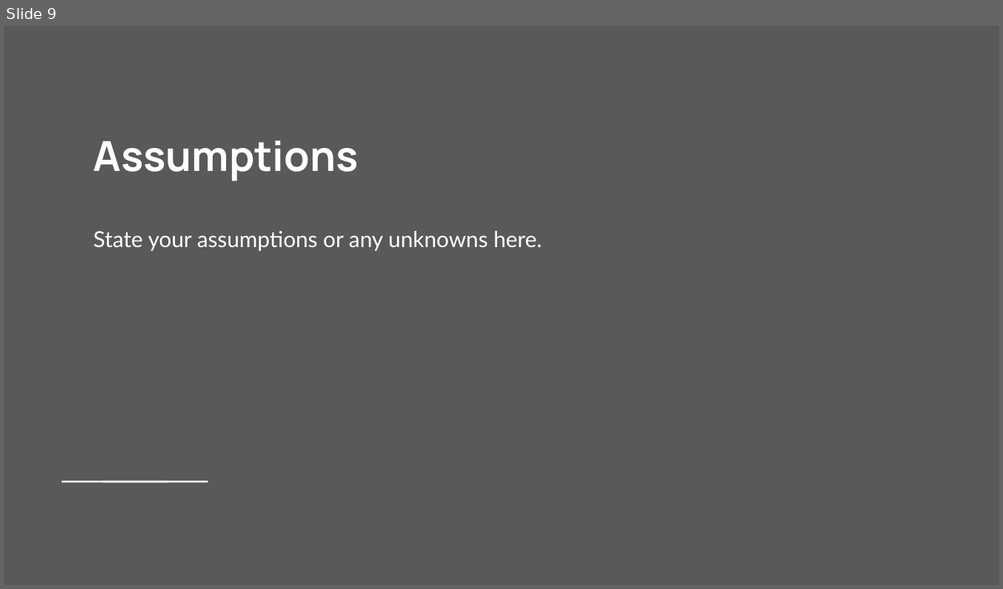
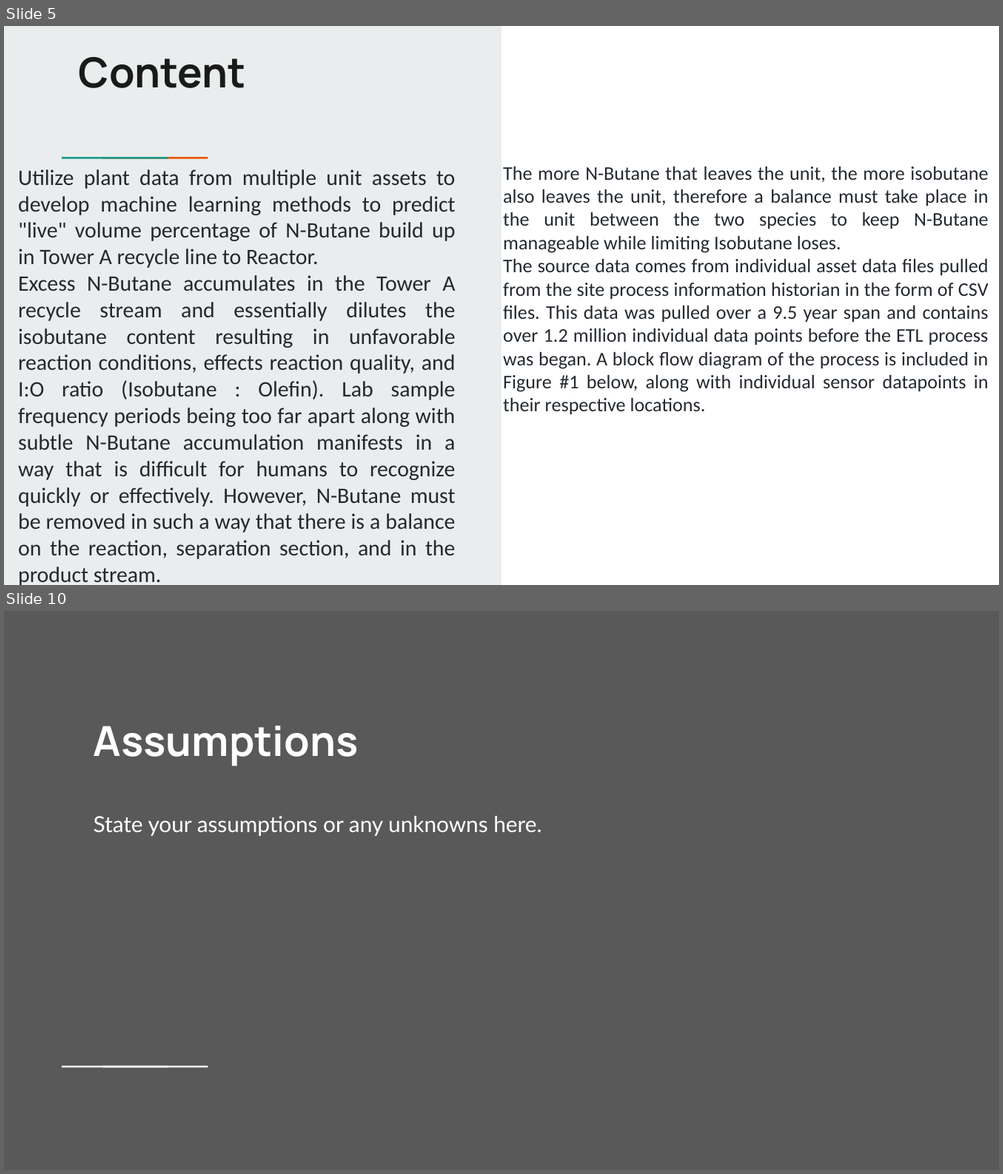
Before and after one commit to Jarney903/Red-ProjectHub, a slide deck: Presentation/Presentation1.pptx. Shown one above the other, each under a label of ours: slide 9 before the commit, slides 5 and 10 after it; the slides between them are not shown. The pictures are 1003x589 and 1003x1174 pixels, drawn with LibreOffice and Linux fonts; fonts in the diff are those of the drawing. Boxes give left, top, right and bottom in pixels: in the first picture for what was removed or moved away, otherwise in the second. Text is boxed around its words. In the diff, an @@ line names an element or a change of style, - is before the commit and + after.

Commit message:
adding changes

```diff
--- a/Presentation/Presentation1.pptx
+++ b/Presentation/Presentation1.pptx
@@ slide 5 added at (x1=4, y1=26, x2=999, y2=585), background #FFFFFF @@
@@ rectangle added at (x1=4, y1=26, x2=501, y2=585), fill #E9EDEE @@
@@ title added at (x1=79, y1=57, x2=246, y2=88), 30 pt, text #1A1A1A, bold @@
+Content
@@ rectangle added at (x1=94, y1=156, x2=135, y2=160), fill #1A9988 @@
@@ rectangle added at (x1=134, y1=156, x2=175, y2=160), fill #EB5600 @@
@@ subtitle added at (x1=18, y1=170, x2=455, y2=585), 16 pt, text #24292F @@
+Utilize plant data from multiple unit assets to develop machine learning methods to predict "live" volume percentage of N-Butane build up in Tower A recycle line to Reactor.
+Excess N-Butane accumulates in the Tower A recycle stream and essentially dilutes the isobutane content resulting in unfavorable reaction conditions, effects reaction quality, and I:O ratio (Isobutane : Olefin). Lab sample frequency periods being too far apart along with subtle N-Butane accumulation manifests in a way that is difficult for humans to recognize quickly or effectively. However, N-Butane must be removed in such a way that there is a balance on the reaction, separation section, and in the product stream.
@@ text added at (x1=503, y1=167, x2=988, y2=415), 14 pt, text #24292F @@
+The more N-Butane that leaves the unit, the more isobutane also leaves the unit, therefore a balance must take place in the unit between the two species to keep N-Butane manageable while limiting Isobutane loses.
+The source data comes from individual asset data files pulled from the site process information historian in the form of CSV files. This data was pulled over a 9.5 year span and contains over 1.2 million individual data points before the ETL process was began. A block flow diagram of the process is included in Figure #1 below, along with individual sensor datapoints in their respective locations.
@@ what was slide 9 is now slide 10 @@
```
Also in this commit, not shown: 5 other slides added, 5 slides removed.
